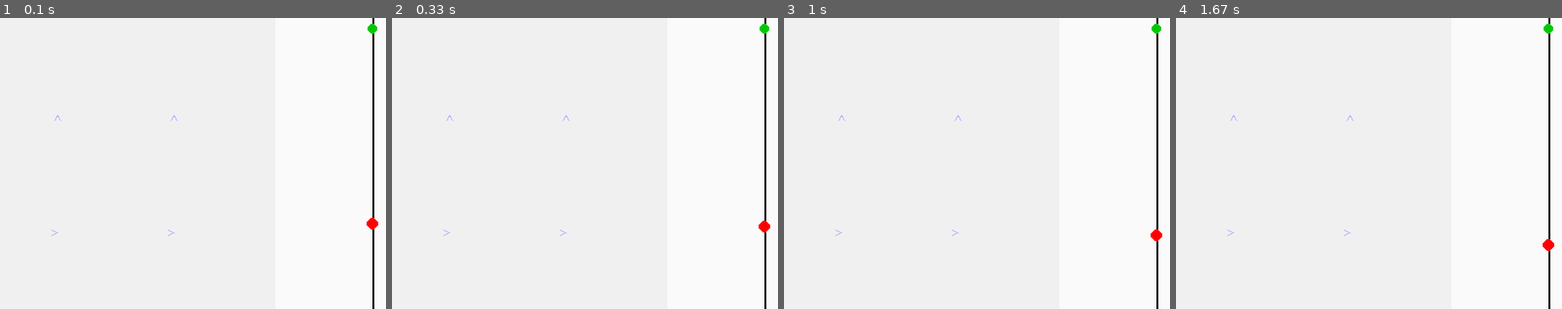
Above: before the commit, frames 1-4 (left to right).
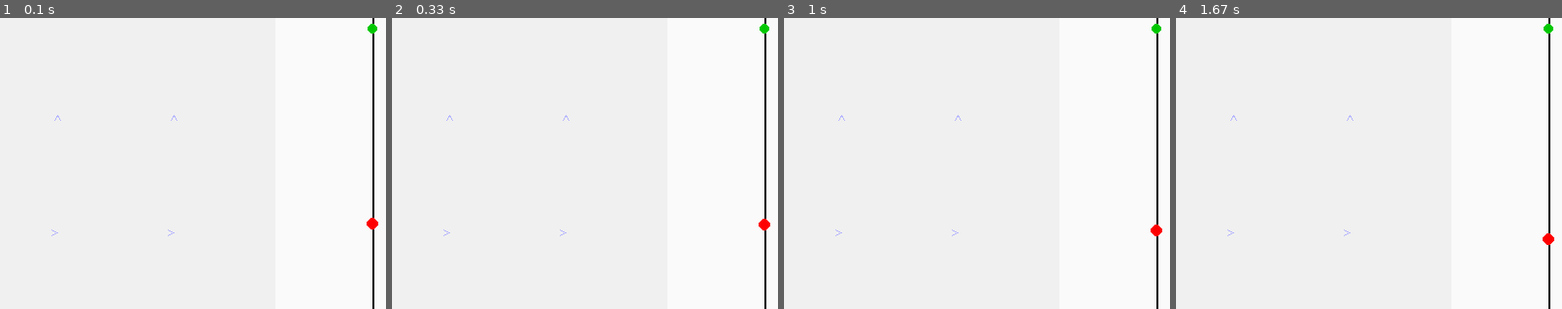
Above: after the commit, the same moments.

Repository: Project-Stratus/MachineLearning
Game: pygame game, started from ardan_temp.py
The game is run twice, just before and just after one commit, with the same random seed, the same clock (stepped at 60 frames per second) and the same inputs.
Inputs:
- Up to frame 1 (0.1 s): no input
- Up to frame 2 (0.33 s): no input
- Up to frame 3 (1 s): no input
- Up to frame 4 (1.67 s): no input
The pictures show only the part of the screen within x 39-89%, y 21-71%; the shares and areas given below are measured in that part.

Frame 1 is identical in both runs. In frame 2, less than 0.1% of the frame differs, in the area x 94-98%, y 69-74%; in frame 3, 0.1%; in frame 4, 0.1%, in the area x 94-98%, y 74-80%.

Commit message:
Fixed neutral bouyancy issue. Verified physics from previous changes. Updated todo

Diff:
--- a/src/environments/core/balloon.py
+++ b/src/environments/core/balloon.py
@@ -84,12 +84,17 @@
         self.t = 0.0
 
         # Gas state ------------------------------------------------------------
+        # Solve for true neutral buoyancy including helium mass.
+        # Simultaneous equations:
+        #   rho_air * V = structural_mass + n_gas * M_HE   (force balance)
+        #   V = n_gas * R * T_BALLOON / P_amb              (ideal gas law)
+        # Solving: n_gas = structural_mass / (rho_air * R * T_BALLOON / P_amb - M_HE)
         alt = self.pos[-1]
         p_amb = self.atmosphere.pressure(alt)
         rho_air = self.atmosphere.density(alt)
         structural_mass = self.payload_mass + self.ballast_mass
-        self.stationary_volume = structural_mass / rho_air
-        self.n_gas = p_amb * self.stationary_volume / (R * T_BALLOON)
+        self.n_gas = structural_mass / (rho_air * R * T_BALLOON / p_amb - M_HE)
+        self.stationary_volume = self.n_gas * R * T_BALLOON / p_amb
         self.oscillate = oscillate
 
     # -- Variable mass --------------------------------------------------------
--- a/src/environments/core/constants.py
+++ b/src/environments/core/constants.py
@@ -38,25 +38,40 @@
 # Sea-level air density via ideal gas law
 RHO_0 = P0 * M_AIR / (R * T0)  # ≈ 1.225 kg/m³
 
-# Altitude ceiling — computed from ISA pressure model.
-# Balloon pops when neutral-buoyancy volume = VOL_MAX, i.e. MASS / rho_air = VOL_MAX.
-# We solve for the altitude where rho_air = MASS / VOL_MAX using the ISA model.
-# In the troposphere: rho(h) = rho0 * (1 - L*h/T0)^(g*M/(R*L) - 1)
-_EXP_TROPO = G * M_AIR / (R * LAPSE_RATE) - 1.0
-_RHO_TARGET = MASS / VOL_MAX
-_RHO_RATIO = _RHO_TARGET / RHO_0
+# Altitude ceiling — where balloon at VOL_MAX reaches neutral buoyancy.
+# Accounts for helium gas mass:
+#   rho_air * VOL_MAX = MASS + P * VOL_MAX * M_HE / (R * T_BALLOON)
+# Rearranged: rho_eff(h) = rho_air - P * M_HE / (R * T_BALLOON) = MASS / VOL_MAX
+_GM_RL = G * M_AIR / (R * LAPSE_RATE)
+_EXP_TROPO = _GM_RL - 1.0
+_MASS_OVER_VOL = MASS / VOL_MAX
 
-# Check if target density falls within troposphere
-_RHO_TROPOPAUSE = RHO_0 * (1.0 - LAPSE_RATE * TROPOPAUSE_ALT / T0) ** _EXP_TROPO
-if _RHO_TARGET >= _RHO_TROPOPAUSE:
-    # Target altitude is in the troposphere
-    ALT_MAX = (T0 / LAPSE_RATE) * (1.0 - _RHO_RATIO ** (1.0 / _EXP_TROPO))
+# Tropopause reference values
+_P_TROPO = P0 * (T_TROPOPAUSE / T0) ** _GM_RL
+_RHO_TROPO = _P_TROPO * M_AIR / (R * T_TROPOPAUSE)
+_RHO_EFF_TROPO = _RHO_TROPO - _P_TROPO * M_HE / (R * T_BALLOON)
+
+if _MASS_OVER_VOL >= _RHO_EFF_TROPO:
+    # Target altitude is in the troposphere (unlikely with current params).
+    # Bisection: rho_eff(h) has no closed form when T varies with h.
+    _lo, _hi = 0.0, TROPOPAUSE_ALT
+    for _ in range(60):
+        _mid = 0.5 * (_lo + _hi)
+        _T = T0 - LAPSE_RATE * _mid
+        _P = P0 * (_T / T0) ** _GM_RL
+        _rho_eff = _P * M_AIR / (R * _T) - _P * M_HE / (R * T_BALLOON)
+        if _rho_eff > _MASS_OVER_VOL:
+            _lo = _mid
+        else:
+            _hi = _mid
+    ALT_MAX = 0.5 * (_lo + _hi)
 else:
-    # Target altitude is in the stratosphere
-    _P_TROPO = P0 * (T_TROPOPAUSE / T0) ** (G * M_AIR / (R * LAPSE_RATE))
-    _RHO_TROPO_EXACT = _P_TROPO * M_AIR / (R * T_TROPOPAUSE)
+    # Target altitude is in the stratosphere (T = T_TROPOPAUSE = const).
+    # Analytical: P_target = (MASS/VOL_MAX) / (M_AIR/(R*T_tropo) - M_HE/(R*T_balloon))
     _SCALE_H_STRATO = R * T_TROPOPAUSE / (M_AIR * G)
-    ALT_MAX = TROPOPAUSE_ALT + _SCALE_H_STRATO * np.log(_RHO_TROPO_EXACT / _RHO_TARGET)
+    _K = M_AIR / (R * T_TROPOPAUSE) - M_HE / (R * T_BALLOON)
+    _P_TARGET = _MASS_OVER_VOL / _K
+    ALT_MAX = TROPOPAUSE_ALT + _SCALE_H_STRATO * np.log(_P_TROPO / _P_TARGET)
 
 ALT_DEFAULT = 0.5 * ALT_MAX  # Default starting altitude (m) — midpoint of operating range
 VEL_MAX = 200.0             # Maximum velocity (m/s) - physics clamp limit
--- a/tests/core/test_balloon.py
+++ b/tests/core/test_balloon.py
@@ -46,19 +46,16 @@
         assert balloon.vy == 2.0
         assert balloon.velocity == 3.0
 
-    def test_initial_volume_matches_structural_mass(self, atmosphere):
-        """Initial volume should equal structural_mass / rho_air.
-
-        The balloon starts at neutral buoyancy for its structural mass
-        (payload + ballast).  The gas itself has mass (n_gas * M_HE),
-        so the total mass is slightly above neutral — this is physically
-        correct and means the balloon initially sinks very slowly.
+    def test_initial_volume_gives_neutral_buoyancy(self, atmosphere):
+        """Initial volume should give true neutral buoyancy including gas mass.
+
+        The balloon starts so that rho_air * V = total_mass (payload +
+        ballast + helium).  This means net vertical force is zero at launch.
         """
         balloon = Balloon(dim=1, atmosphere=atmosphere, position=[15_000.0])
         rho_air = atmosphere.density(15_000.0)
-        structural_mass = balloon.payload_mass + balloon.ballast_mass
-        expected_volume = structural_mass / rho_air
-        assert balloon.volume == pytest.approx(expected_volume, rel=1e-4)
+        buoyancy = rho_air * balloon.volume
+        assert buoyancy == pytest.approx(balloon.mass, rel=1e-4)
 
     def test_initial_gas_moles_consistent(self, atmosphere):
         """Initial n_gas should satisfy V = nRT/P at the starting altitude."""
@@ -241,16 +238,11 @@
         assert weight[-1] == pytest.approx(expected)
 
     def test_near_neutral_buoyancy_at_initial_volume(self, atmosphere):
-        """At initial volume, buoyancy should approximately balance structural weight.
-
-        The balloon is slightly heavier than neutral because gas has mass
-        (n_gas * M_HE), but buoyancy should match the structural mass
-        (payload + ballast) contribution.
-        """
+        """At initial volume, buoyancy should balance total weight (including gas mass)."""
         balloon = Balloon(dim=1, atmosphere=atmosphere, position=[15_000.0])
         buoy = balloon.buoyant_force(0.0)[-1]
-        structural_weight = (balloon.payload_mass + balloon.ballast_mass) * G
-        assert buoy == pytest.approx(structural_weight, rel=0.01)
+        total_weight = balloon.mass * G
+        assert buoy == pytest.approx(total_weight, rel=1e-4)
 
     def test_dropping_ballast_reduces_weight(self, balloon_1d):
         """Dropping ballast should reduce weight magnitude."""
Not shown, changed: todo.md
